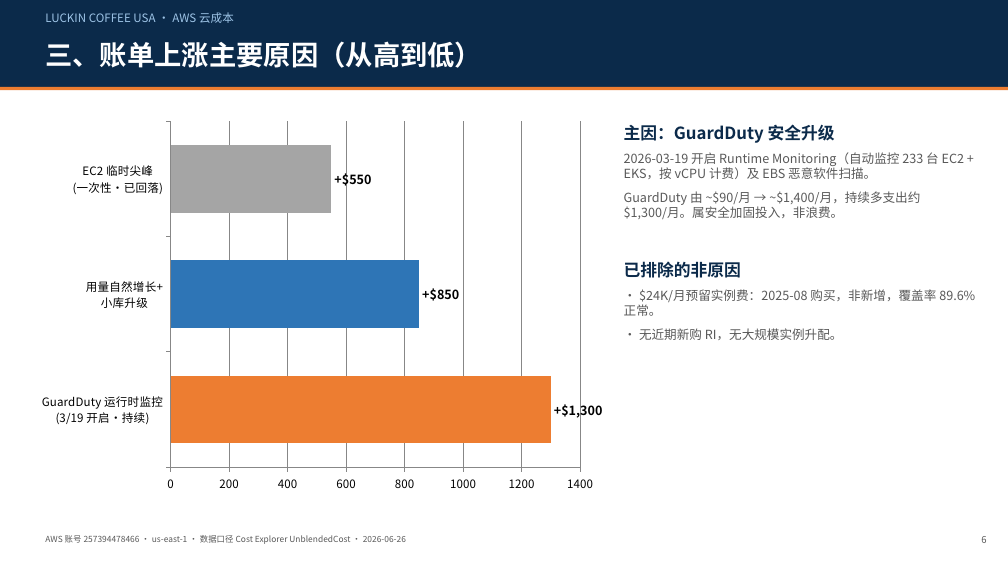
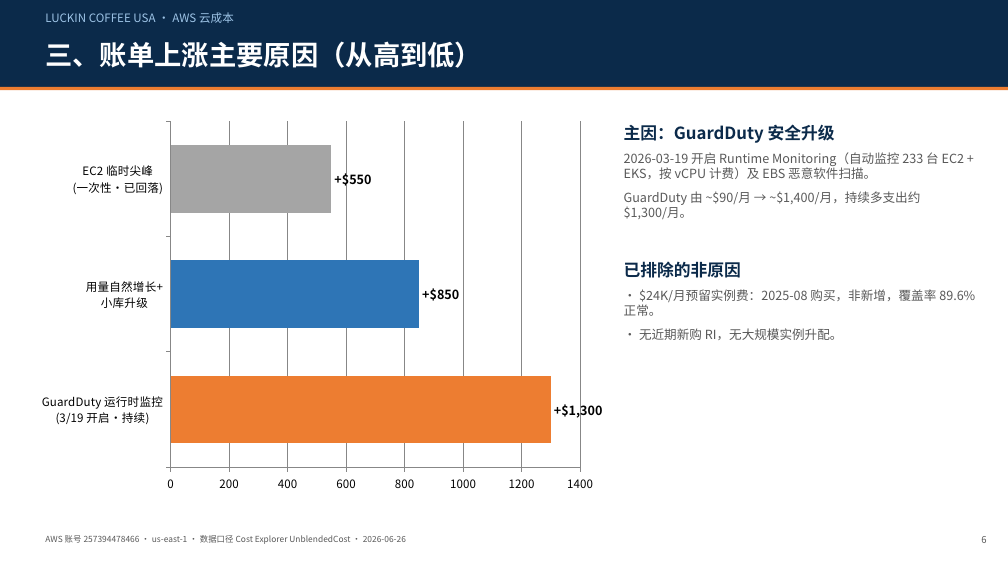
Before and after one commit to xiangyuzeng/luckin-usa-dba-ops, a slide deck: slide 6 of reports/aws-bill-increase-2026-06/Luckin_USA_AWS_Cost_Report_2026-06.pptx. Drawn at 1008x567 pixels with LibreOffice and Linux fonts; fonts in the diff are those of the drawing. Boxes give left, top, right and bottom in pixels: in the first picture for what was removed or moved away, otherwise in the second. Text is boxed around its words. In the diff, an @@ line names an element or a change of style, - is before the commit and + after.

```diff
--- a/reports/aws-bill-increase-2026-06/Luckin_USA_AWS_Cost_Report_2026-06.pptx
+++ b/reports/aws-bill-increase-2026-06/Luckin_USA_AWS_Cost_Report_2026-06.pptx
@@ text at [624, 191, 920, 219]: text changed @@
-GuardDuty 由 ~$90/月 → ~$1,400/月，持续多支出约 $1,300/月。属安全加固投入，非浪费。
+GuardDuty 由 ~$90/月 → ~$1,400/月，持续多支出约 $1,300/月。
```
Also in this commit, not shown: 2 other slides changed.
